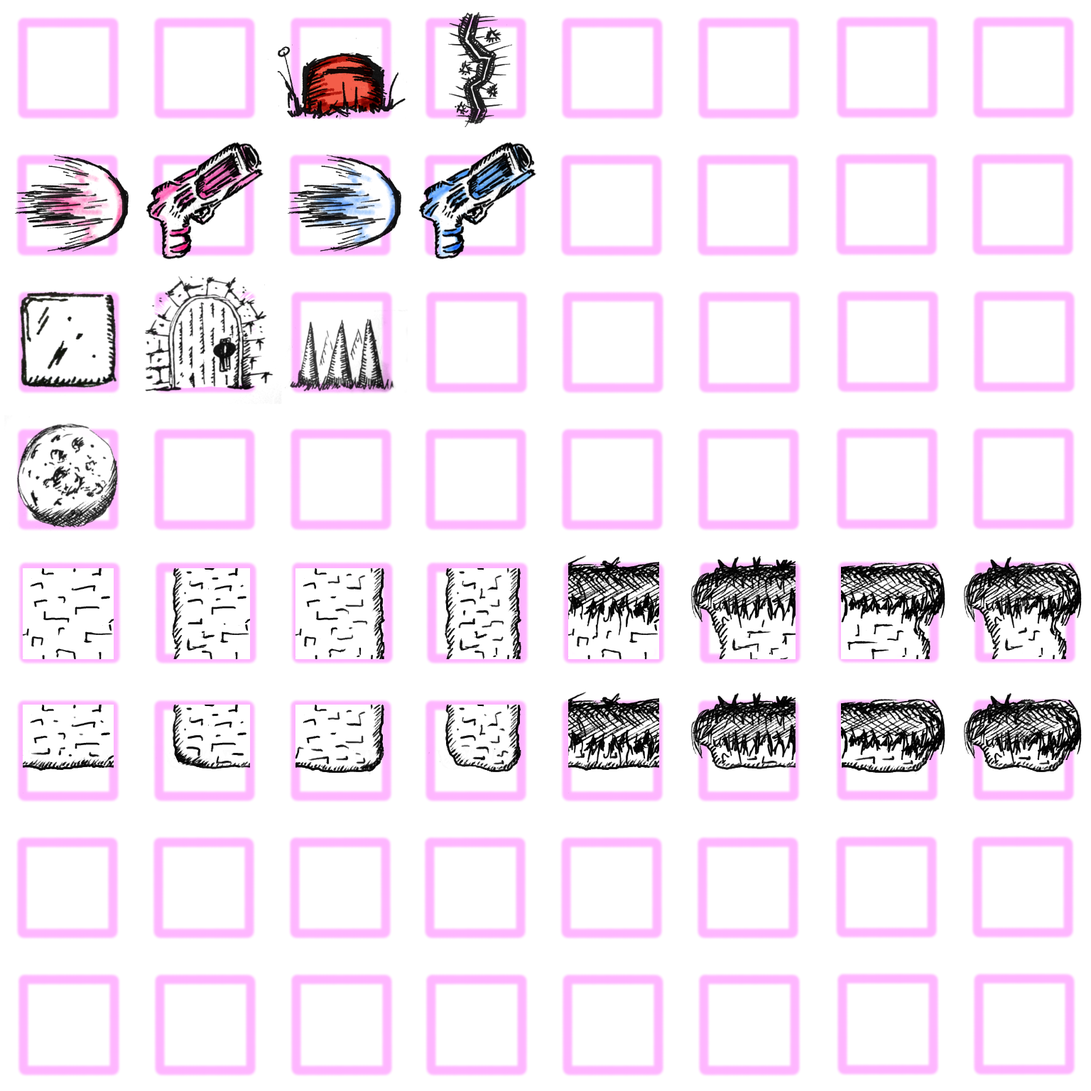
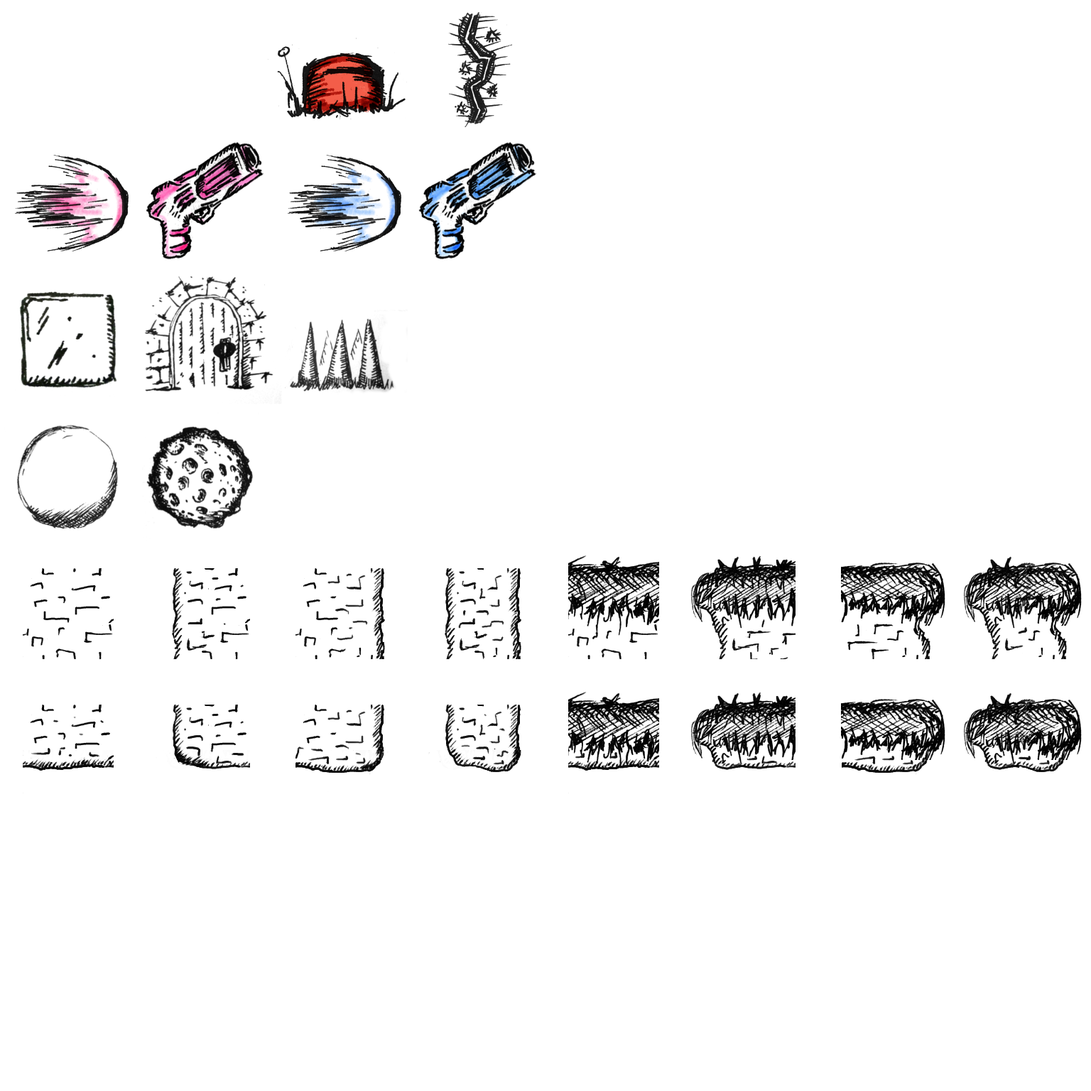
Layer changes from the first (1091, 1091) image to the second:
removed layer "Clipboard" over [16, 434, 109, 532]
painted on "Layer #1" over [4, 415, 257, 532]
painted on "Layer #3" over [17, 425, 251, 530]
hid "Layer" over [15, 15, 1078, 1078]
